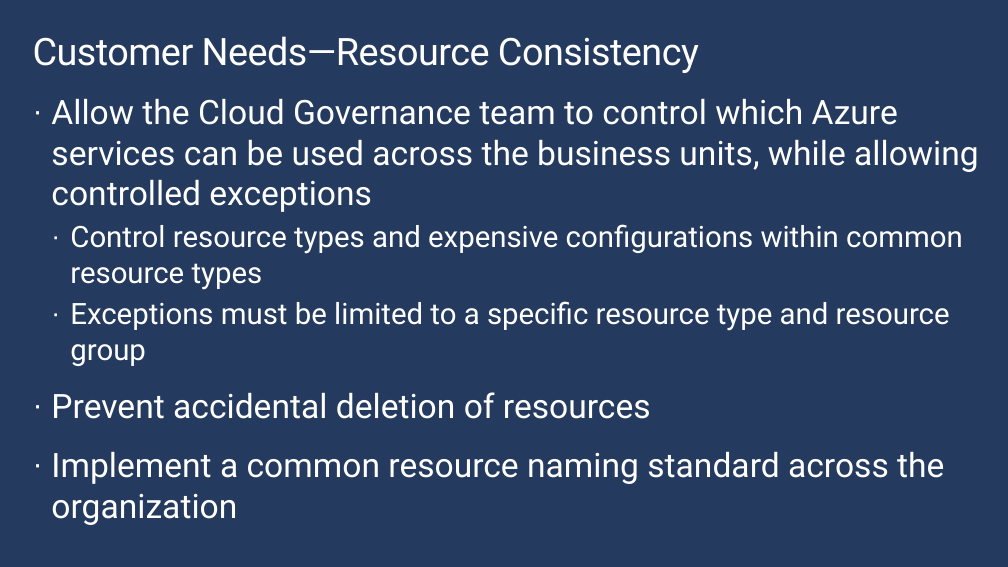
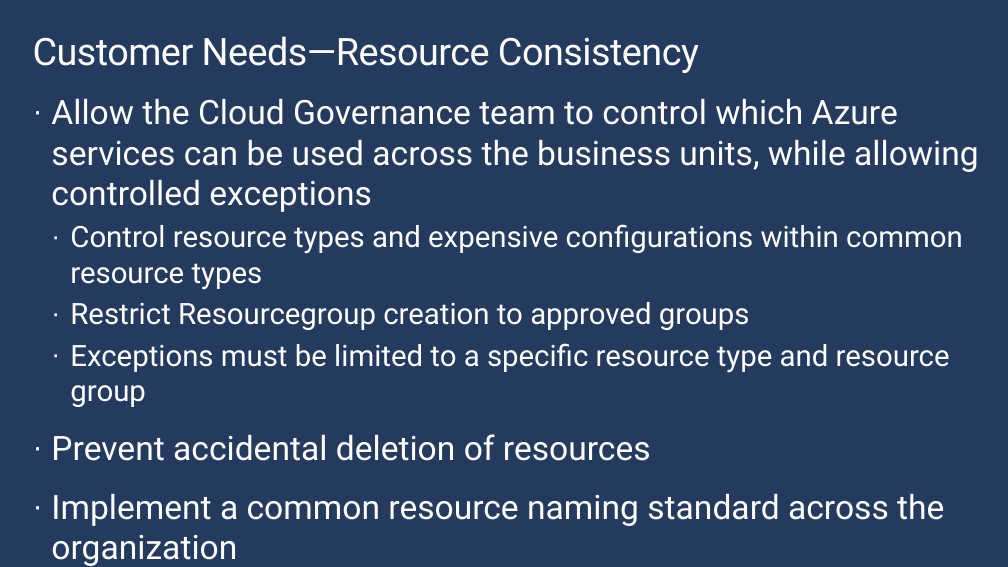
Before and after one commit to rkuehfus/CAFWorkshop, a slide deck: slide 27 of Student/Guides/CAF Workshop Labs.pptx (slide 22 before the commit). Drawn at 1008x567 pixels with LibreOffice and Linux fonts; fonts in the diff are those of the drawing; background and template pictures are left out. Boxes give left, top, right and bottom in pixels: in the first picture for what was removed or moved away, otherwise in the second. Text is boxed around its words. In the diff, an @@ line names an element or a change of style, - is before the commit and + after.

```diff
--- a/Student/Guides/CAF Workshop Labs.pptx
+++ b/Student/Guides/CAF Workshop Labs.pptx
@@ text at [70, 302, 750, 330]: paragraph added @@
+  · Restrict Resourcegroup creation to approved groups
```
Also in this commit, not shown: 1 other slide changed, 5 slides added.
